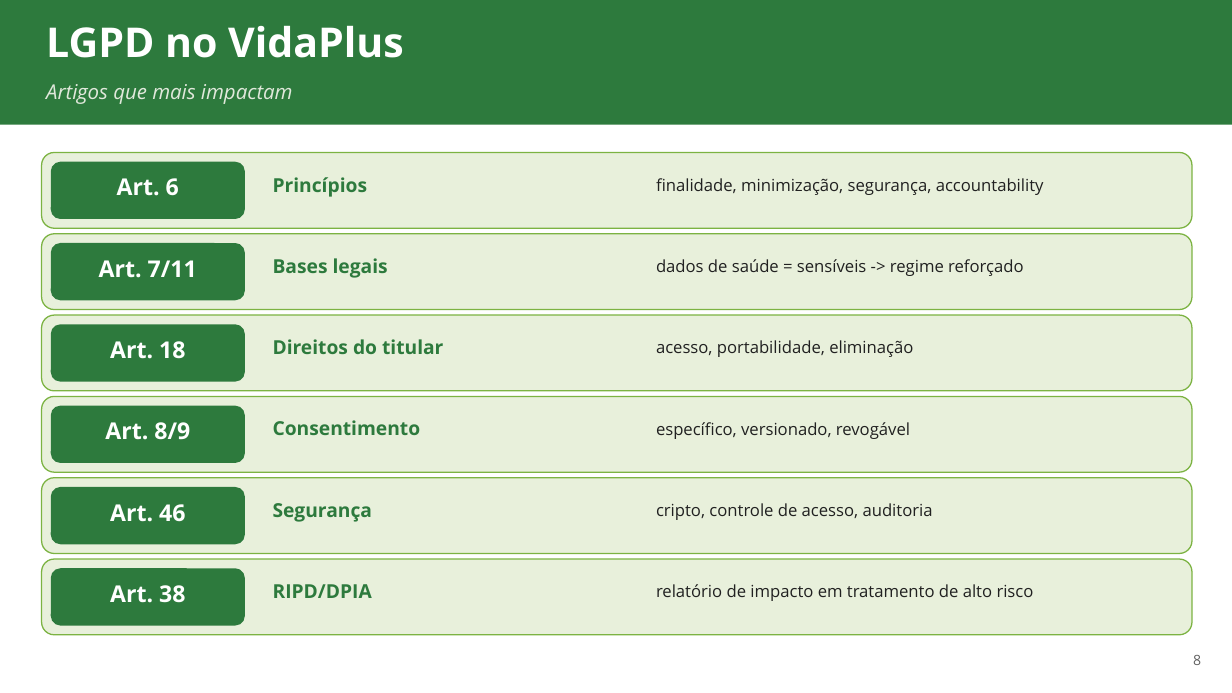
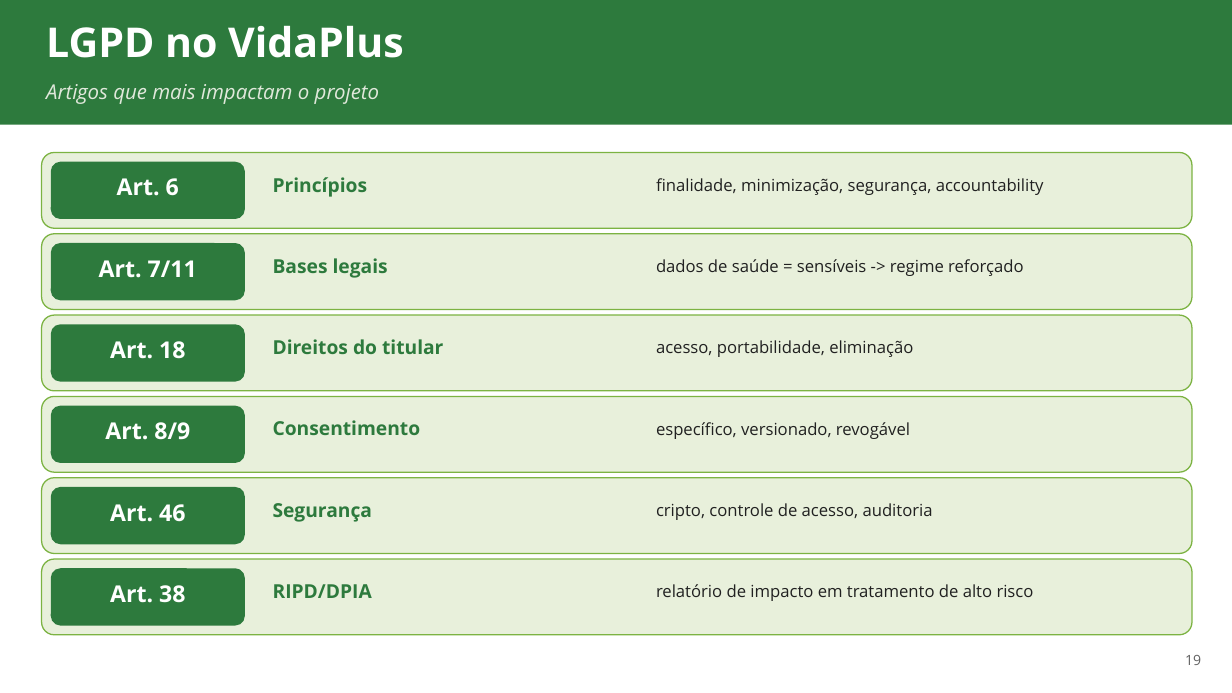
Before and after one commit to ads-sapucaia-ssc/SSC, a slide deck: slide 19 of aulas/aula-02-requisitos-e-lgpd.pptx (slide 8 before the commit). Drawn at 1232x693 pixels with LibreOffice and Linux fonts; fonts in the diff are those of the drawing. Boxes give left, top, right and bottom in pixels: in the first picture for what was removed or moved away, otherwise in the second. Text is boxed around its words. In the diff, an @@ line names an element or a change of style, - is before the commit and + after.

```diff
--- a/aulas/aula-02-requisitos-e-lgpd.pptx
+++ b/aulas/aula-02-requisitos-e-lgpd.pptx
@@ text at (x1=46, y1=84, x2=379, y2=104): text changed @@
-Artigos que mais impactam
+Artigos que mais impactam o projeto
@@ text at (x1=1185, y1=655, x2=1201, y2=665): text changed @@
-8
+19
```
Also in this commit, not shown: 3 other slides changed, 10 slides added, 12 other files.
